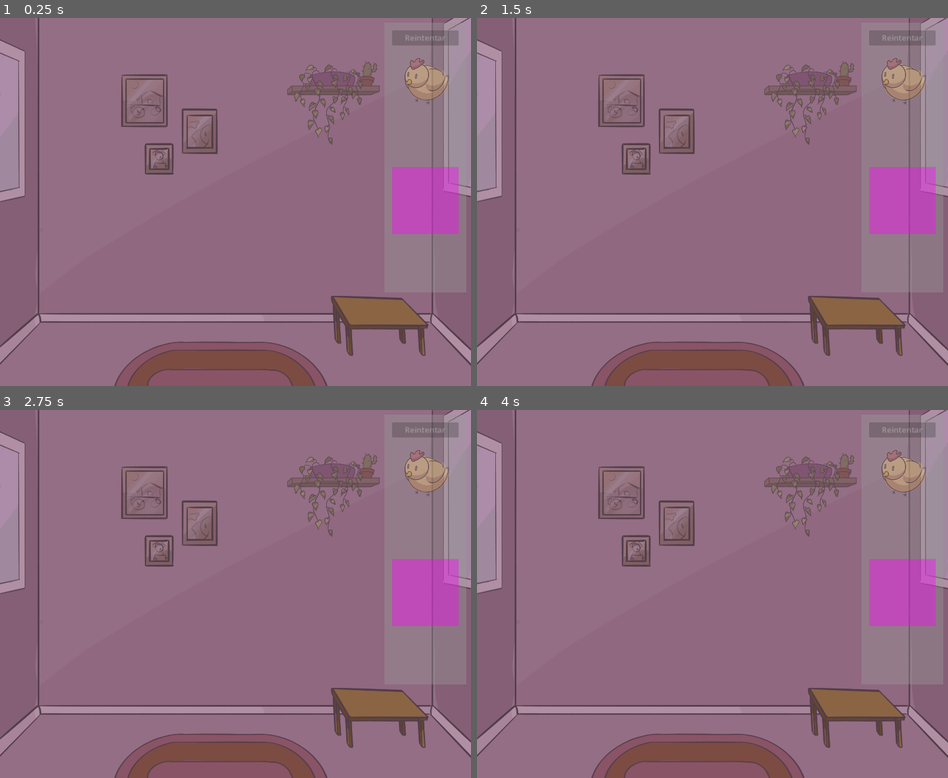
Above: before the commit, frames 1-4 (two rows, left to right).
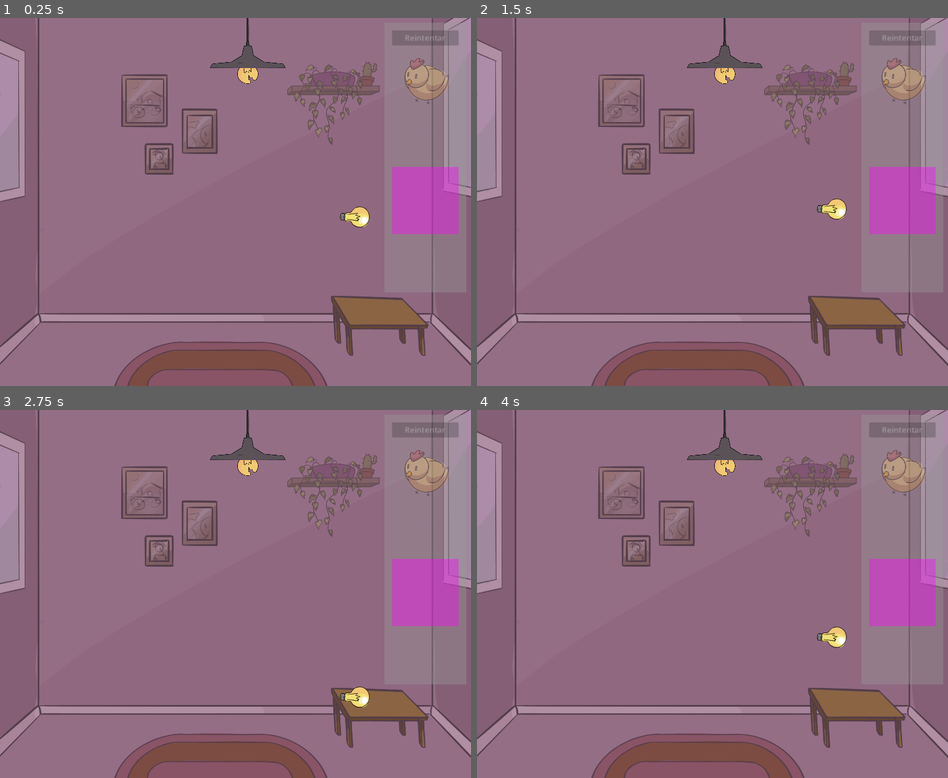
Above: after the commit, the same moments.

Repository: JuanFdS/ggj2024
Game: Godot game, scene res://Habitacion.tscn
The game is run twice, just before and just after one commit, with the same random seed, the same clock (stepped at 60 frames per second) and the same inputs.
Inputs (mouse positions are in pixels of both pictures, inside the frame that each line leads up to):
- Up to frame 1 (0.25 s): no input
- Up to frame 2 (1.5 s): click "Reintentar" at 0.5 s; click "Reintentar" at 1.25 s
- Up to frame 3 (2.75 s): click "Reintentar" at 2 s
- Up to frame 4 (4 s): click (900, 498) at 2.75 s; click (900, 619) at 3.5 s

The runs differ from the first frame. In frame 1, 0.8% of the frame differs, in the area x 44-79%, y 0-57%; in frame 2, 0.8%; in frame 3, 0.8%; in frame 4, 0.8%, in the area x 44-79%, y 0-65%.

Commit message:
Corregir z-index del fondo

Diff:
--- a/Habitacion.tscn
+++ b/Habitacion.tscn
@@ -35,6 +35,12 @@
 [node name="Habitacion" type="Node2D"]
 script = ExtResource("1_i1ca1")
 
+[node name="Fondo" type="Sprite2D" parent="."]
+z_index = -1
+scale = Vector2(0.5, 0.5)
+texture = ExtResource("8_pon65")
+centered = false
+
 [node name="ParedesYPiso" type="StaticBody2D" parent="."]
 collision_layer = 2147483648
 collision_mask = 0
@@ -58,8 +64,10 @@
 
 [node name="Portalámparas" parent="." instance=ExtResource("2_im02a")]
 unique_name_in_owner = true
+position = Vector2(505, 59)
 
 [node name="LamparitaNueva" parent="." instance=ExtResource("2_sn8kj")]
+position = Vector2(689, 377)
 
 [node name="Camera2D" type="Camera2D" parent="."]
 anchor_mode = 0
@@ -160,8 +168,3 @@
 [node name="Contador" type="Label" parent="CanvasLayer/MarginContainer"]
 unique_name_in_owner = true
 layout_mode = 2
-
-[node name="Fondo" type="Sprite2D" parent="."]
-scale = Vector2(0.5, 0.5)
-texture = ExtResource("8_pon65")
-centered = false
